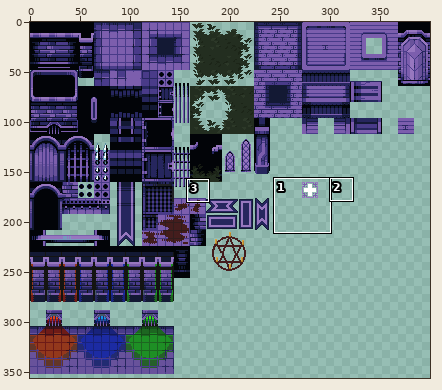
File history of a sprite sheet, Assets/Sprites/Tiles.png. The first picture is a wide view before the edit; the outline marks the close-up.
Close-up. The starting point:
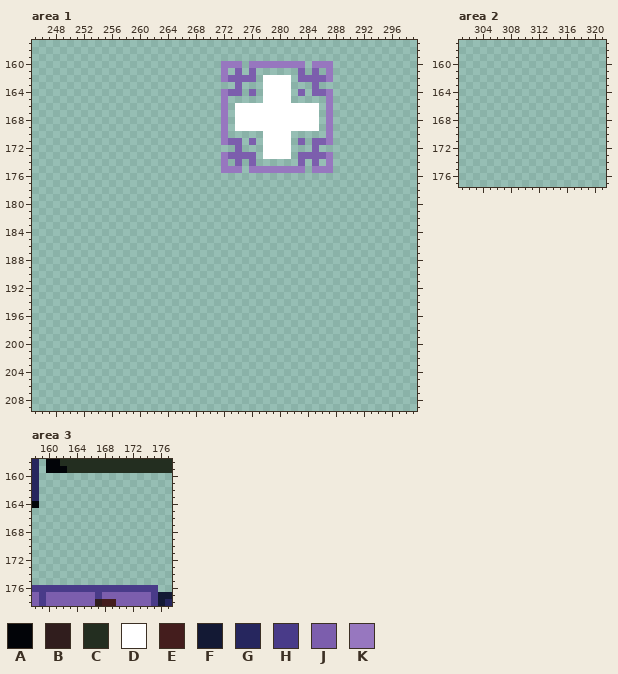
The file is 400x400 pixels. Colours within 5 levels of each other are drawn and written as one. Shown: area 1: x 245..299, y 157..209; area 2: x 301..321, y 157..177; area 3: x 158..177, y 158..178. The wide view leaves out empty margins.
Palette (. is transparent): A #020408  B #301d1d  C #232e20  D #ffffff  E #441d1d  F #131934  G #26265e  H #493b89  J #7c5ead  K #9777bf
Pixels before, area 1 (only the part around the change), first column x 245:
157 .......................................................
158 .......................................................
159 .......................................................
160 ...........................KKK.KKKKKKKK.KKK............
161 ...........................K.J.J......J.J.K............
162 ...........................KJJJJ.DDDD.JJJJK............
163 .............................J...DDDD...J..............
164 ...........................KJJ.J.DDDD.J.JJK............
165 ...........................K.....DDDD.....K............
166 ...........................K.DDDDDDDDDDDD.K............
167 ...........................K.DDDDDDDDDDDD.K............
168 ...........................K.DDDDDDDDDDDD.K............
169 ...........................K.DDDDDDDDDDDD.K............
170 ...........................K.....DDDD.....K............
171 ...........................KJJ.J.DDDD.J.JJK............
172 .............................J...DDDD...J..............
173 ...........................KJJJJ.DDDD.JJJJK............
174 ...........................K.J.J......J.J.K............
175 ...........................KKK.KKKKKKKK.KKK............
176 .......................................................
177 .......................................................
178 .......................................................
179 .......................................................
180 .......................................................
181 .......................................................
182 .......................................................
183 .......................................................
184 .......................................................
185 .......................................................
186 .......................................................
187 .......................................................
188 .......................................................
189 .......................................................
190 .......................................................
191 .......................................................
192 .......................................................
193 .......................................................
194 .......................................................
195 .......................................................
196 .......................................................
197 .......................................................
198 .......................................................
199 .......................................................
200 .......................................................
201 .......................................................
202 .......................................................
203 .......................................................
204 .......................................................
205 .......................................................
206 .......................................................
207 .......................................................
208 .......................................................
209 .......................................................
Pixels before, area 3, first column x 158:
158 G.AACCCCCCCCCCCCCCCC
159 G.AAACCCCCCCCCCCCCCC
160 G...................
161 G...................
162 G...................
163 G...................
164 A...................
165 ....................
166 ....................
167 ....................
168 ....................
169 ....................
170 ....................
171 ....................
172 ....................
173 ....................
174 ....................
175 ....................
176 HHHHHHHHHHHHHHHHHH..
177 JHJJJJJJJHJJJJJJJHFF
178 JHJJJJJJJBEEJJJJJHFG
Once edited:
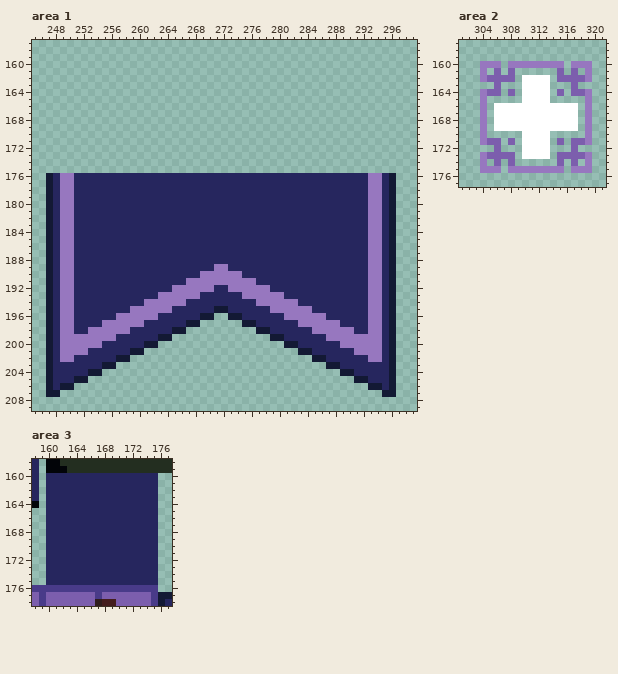
Changes in this commit:
Changed rows in their new state; - is an unchanged pixel.
Area 1:
first column x 247:
160 -------------------------...-........-...---------
161 -------------------------.-.-.------.-.-.---------
162 -------------------------.....-....-.....---------
163 ---------------------------.---....---.-----------
164 -------------------------...-.-....-.-...---------
165 -------------------------.-----....-----.---------
166 -------------------------.-............-.---------
167 -------------------------.-............-.---------
168 -------------------------.-............-.---------
169 -------------------------.-............-.---------
170 -------------------------.-----....-----.---------
171 -------------------------...-.-....-.-...---------
172 ---------------------------.---....---.-----------
173 -------------------------.....-....-.....---------
174 -------------------------.-.-.------.-.-.---------
175 -------------------------...-........-...---------
176 FGKKGGGGGGGGGGGGGGGGGGGGGGGGGGGGGGGGGGGGGGGGGGKKGF
177 FGKKGGGGGGGGGGGGGGGGGGGGGGGGGGGGGGGGGGGGGGGGGGKKGF
178 FGKKGGGGGGGGGGGGGGGGGGGGGGGGGGGGGGGGGGGGGGGGGGKKGF
179 FGKKGGGGGGGGGGGGGGGGGGGGGGGGGGGGGGGGGGGGGGGGGGKKGF
180 FGKKGGGGGGGGGGGGGGGGGGGGGGGGGGGGGGGGGGGGGGGGGGKKGF
181 FGKKGGGGGGGGGGGGGGGGGGGGGGGGGGGGGGGGGGGGGGGGGGKKGF
182 FGKKGGGGGGGGGGGGGGGGGGGGGGGGGGGGGGGGGGGGGGGGGGKKGF
183 FGKKGGGGGGGGGGGGGGGGGGGGGGGGGGGGGGGGGGGGGGGGGGKKGF
184 FGKKGGGGGGGGGGGGGGGGGGGGGGGGGGGGGGGGGGGGGGGGGGKKGF
185 FGKKGGGGGGGGGGGGGGGGGGGGGGGGGGGGGGGGGGGGGGGGGGKKGF
186 FGKKGGGGGGGGGGGGGGGGGGGGGGGGGGGGGGGGGGGGGGGGGGKKGF
187 FGKKGGGGGGGGGGGGGGGGGGGGGGGGGGGGGGGGGGGGGGGGGGKKGF
188 FGKKGGGGGGGGGGGGGGGGGGGGGGGGGGGGGGGGGGGGGGGGGGKKGF
189 FGKKGGGGGGGGGGGGGGGGGGGGKKGGGGGGGGGGGGGGGGGGGGKKGF
190 FGKKGGGGGGGGGGGGGGGGGGKKKKKKGGGGGGGGGGGGGGGGGGKKGF
191 FGKKGGGGGGGGGGGGGGGGKKKKKKKKKKGGGGGGGGGGGGGGGGKKGF
192 FGKKGGGGGGGGGGGGGGKKKKKKGGKKKKKKGGGGGGGGGGGGGGKKGF
193 FGKKGGGGGGGGGGGGKKKKKKGGGGGGKKKKKKGGGGGGGGGGGGKKGF
194 FGKKGGGGGGGGGGKKKKKKGGGGGGGGGGKKKKKKGGGGGGGGGGKKGF
195 FGKKGGGGGGGGKKKKKKGGGGGGFFGGGGGGKKKKKKGGGGGGGGKKGF
196 FGKKGGGGGGKKKKKKGGGGGGFF--FFGGGGGGKKKKKKGGGGGGKKGF
197 FGKKGGGGKKKKKKGGGGGGFF------FFGGGGGGKKKKKKGGGGKKGF
198 FGKKGGKKKKKKGGGGGGFF----------FFGGGGGGKKKKKKGGKKGF
199 FGKKKKKKKKGGGGGGFF--------------FFGGGGGGKKKKKKKKGF
200 FGKKKKKKGGGGGGFF------------------FFGGGGGGKKKKKKGF
201 FGKKKKGGGGGGFF----------------------FFGGGGGGKKKKGF
202 FGKKGGGGGGFF--------------------------FFGGGGGGKKGF
203 FGGGGGGGFF------------------------------FFGGGGGGGF
204 FGGGGGFF----------------------------------FFGGGGGF
205 FGGGFF--------------------------------------FFGGGF
206 FGFF------------------------------------------FFGF
207 FF----------------------------------------------FF
Area 2:
first column x 304:
160 KKK-KKKKKKKK-KKK
161 K-J-J------J-J-K
162 KJJJJ-DDDD-JJJJK
163 --J---DDDD---J--
164 KJJ-J-DDDD-J-JJK
165 K-----DDDD-----K
166 K-DDDDDDDDDDDD-K
167 K-DDDDDDDDDDDD-K
168 K-DDDDDDDDDDDD-K
169 K-DDDDDDDDDDDD-K
170 K-----DDDD-----K
171 KJJ-J-DDDD-J-JJK
172 --J---DDDD---J--
173 KJJJJ-DDDD-JJJJK
174 K-J-J------J-J-K
175 KKK-KKKKKKKK-KKK
Area 3:
first column x 160:
160 GGGGGGGGGGGGGGGG
161 GGGGGGGGGGGGGGGG
162 GGGGGGGGGGGGGGGG
163 GGGGGGGGGGGGGGGG
164 GGGGGGGGGGGGGGGG
165 GGGGGGGGGGGGGGGG
166 GGGGGGGGGGGGGGGG
167 GGGGGGGGGGGGGGGG
168 GGGGGGGGGGGGGGGG
169 GGGGGGGGGGGGGGGG
170 GGGGGGGGGGGGGGGG
171 GGGGGGGGGGGGGGGG
172 GGGGGGGGGGGGGGGG
173 GGGGGGGGGGGGGGGG
174 GGGGGGGGGGGGGGGG
175 GGGGGGGGGGGGGGGG
Boxes around the changes in both close-ups, in picture pixels (x1, y1, x2, y2):
changed: (46, 61, 396, 397)
added: (480, 61, 592, 173)
added: (46, 473, 158, 585)
